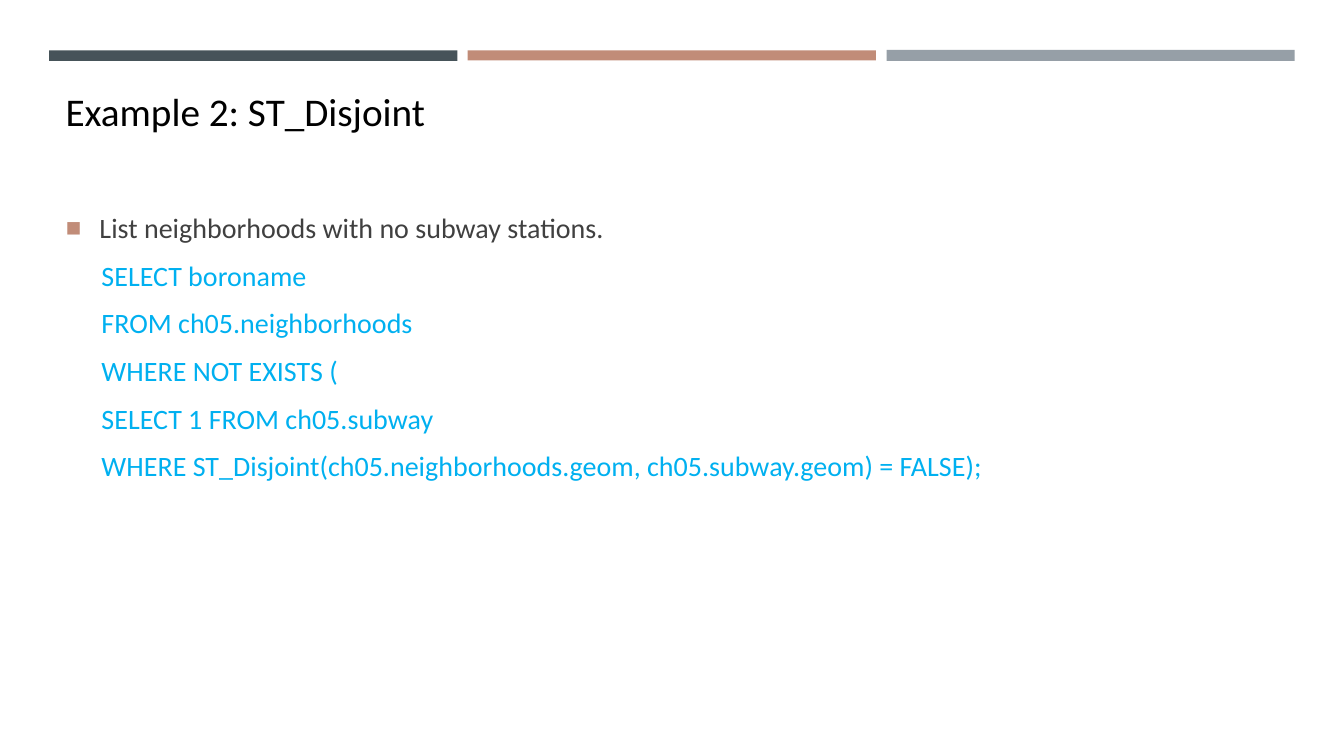
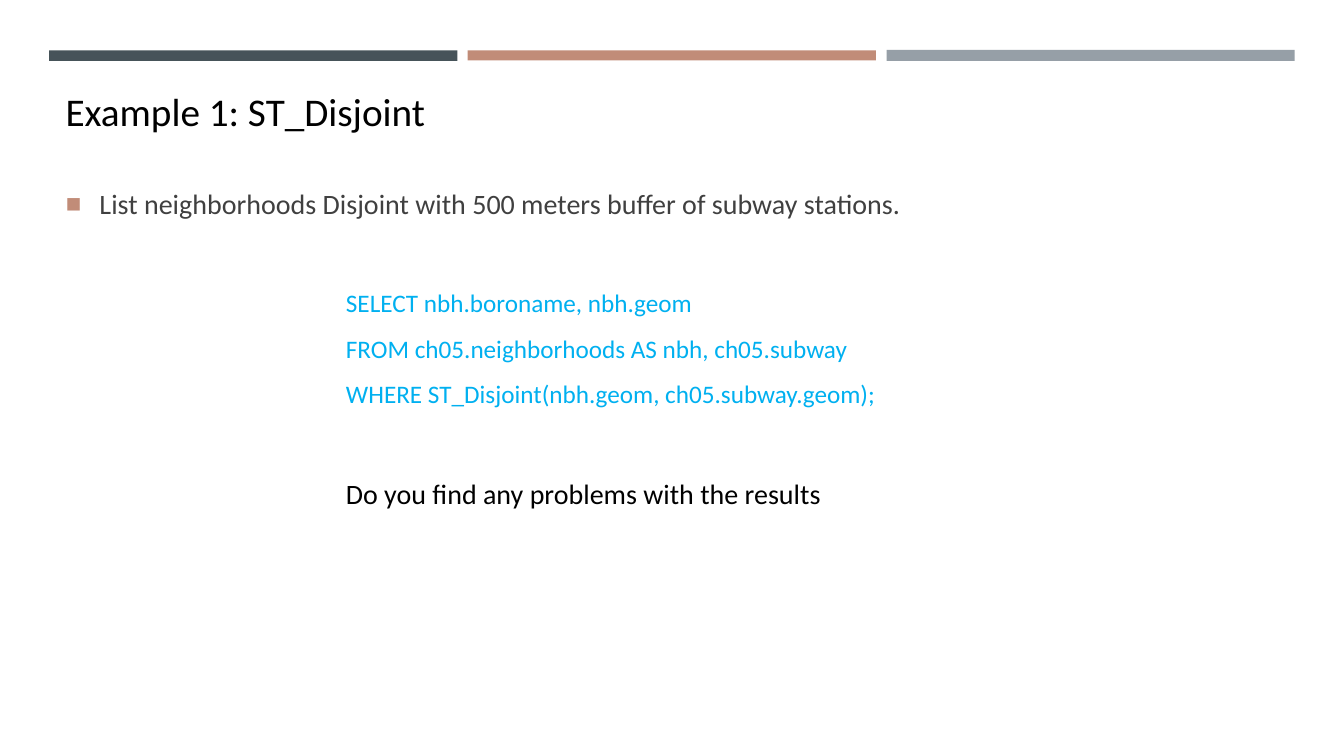
Before and after one commit to gisynw/ssj-376, a slide deck: slide 11 of docs/Lectures/Week05/Week05_Park02.pptx (slide 13 before the commit). Drawn at 1344x756 pixels with LibreOffice and Linux fonts; fonts in the diff are those of the drawing. Boxes give left, top, right and bottom in pixels: in the first picture for what was removed or moved away, otherwise in the second. Text is boxed around its words. In the diff, an @@ line names an element or a change of style, - is before the commit and + after.

```diff
--- a/docs/Lectures/Week05/Week05_Park02.pptx
+++ b/docs/Lectures/Week05/Week05_Park02.pptx
@@ text at box(66, 98, 425, 133): text changed @@
-Example 2: ST_Disjoint
+Example 1: ST_Disjoint
@@ text at box(99, 194, 900, 219): text changed; text colour #00B0F0 to #404040 @@
-■ List neighborhoods with no subway stations.
-  SELECT boroname
-  FROM ch05.neighborhoods
-  WHERE NOT EXISTS (
-  SELECT 1 FROM ch05.subway
-  WHERE ST_Disjoint(ch05.neighborhoods.geom, ch05.subway.geom) = FALSE);
+■ List neighborhoods Disjoint with 500 meters buffer of subway stations.
@@ text added at box(346, 294, 875, 408), 18 pt, text #00B0F0 @@
+SELECT nbh.boroname, nbh.geom
+FROM ch05.neighborhoods AS nbh, ch05.subway
+WHERE ST_Disjoint(nbh.geom, ch05.subway.geom);
@@ text added at box(346, 484, 821, 509), 20 pt, text #000000 @@
+Do you find any problems with the results
```
Also in this commit, not shown: 7 other slides changed, 7 slides added, 4 slides removed, 2 other files.
